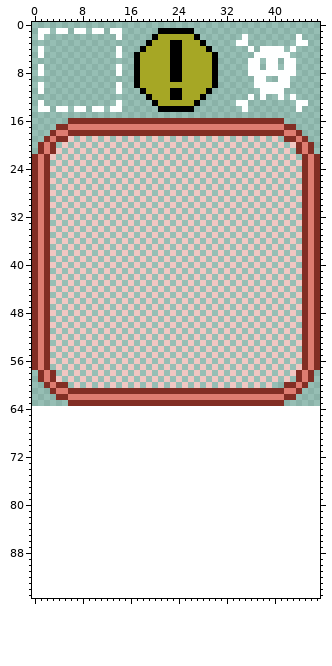
Sprite sheet, stored at content/ui.png. Above, as it was before the edit.
The file is 48x64 pixels. The old version is drawn lined up with the new one, on the new canvas.
And afterwards:
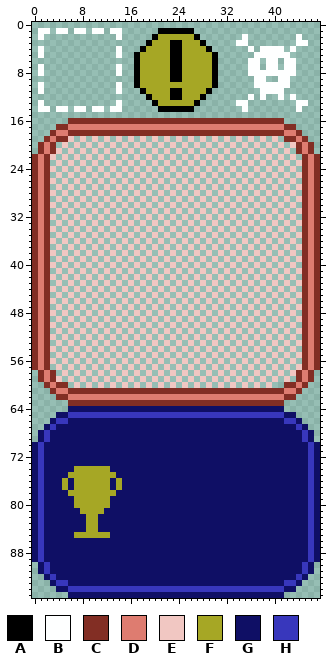
Palette (. is transparent): A #000000  B #feffff  C #822e24  D #de7c70  E #f1c7c2  F #a6a725  G #0f0f65  H #3837bc
Edits made:
canvas 48x64 -> 48x96
The edit adds colour F in row 74 at x 7 to 12; in row 75 at x 6 to 13; in rows 76 to 77 at x 5, 7 to 12 and 14; in row 78 at x 6 to 13; in rows 79 to 80 at x 7 to 12; in row 81 at x 8 to 11.
The edit adds colour F in rows 82 to 84 at x 9 to 10; in row 85 at x 7 to 12.
The edit adds colour G in row 64 at x 6 to 41; in row 65 at x 4 to 5 and 42 to 43; in row 66 at x 3, 6 to 41 and 44; in row 67 at x 2, 4 to 43 and 45; in rows 68 to 69 at x 1, 3 to 44 and 46; in rows 70 to 73 at x 0, 2 to 45 and 47.
The edit adds colour G in row 74 at x 0, 2 to 6, 13 to 45 and 47; in row 75 at x 0, 2 to 5, 14 to 45 and 47; in rows 76 to 77 at x 0, 2 to 4, 6, 13, 15 to 45 and 47; in row 78 at x 0, 2 to 5, 14 to 45 and 47; in rows 79 to 80 at x 0, 2 to 6, 13 to 45 and 47; in row 81 at x 0, 2 to 7, 12 to 45 and 47.
The edit adds colour G in rows 82 to 84 at x 0, 2 to 8, 11 to 45 and 47; in row 85 at x 0, 2 to 6, 13 to 45 and 47; in rows 86 to 89 at x 0, 2 to 45 and 47; in rows 90 to 91 at x 1, 3 to 44 and 46; in row 92 at x 2, 4 to 43 and 45; in row 93 at x 3, 6 to 41 and 44.
The edit adds colour G in row 94 at x 4 to 5 and 42 to 43; in row 95 at x 6 to 41.
The edit adds colour H in row 65 at x 6 to 41; in row 66 at x 4 to 5 and 42 to 43; in row 67 at x 3 and 44; in rows 68 to 69 at x 2 and 45; in rows 70 to 89 at x 1 and 46; in rows 90 to 91 at x 2 and 45.
The edit adds colour H in row 92 at x 3 and 44; in row 93 at x 4 to 5 and 42 to 43; in row 94 at x 6 to 41.
Boxes around the changes in both pictures, in picture pixels (x1, y1, x2, y2):
added: (32, 406, 320, 598)
